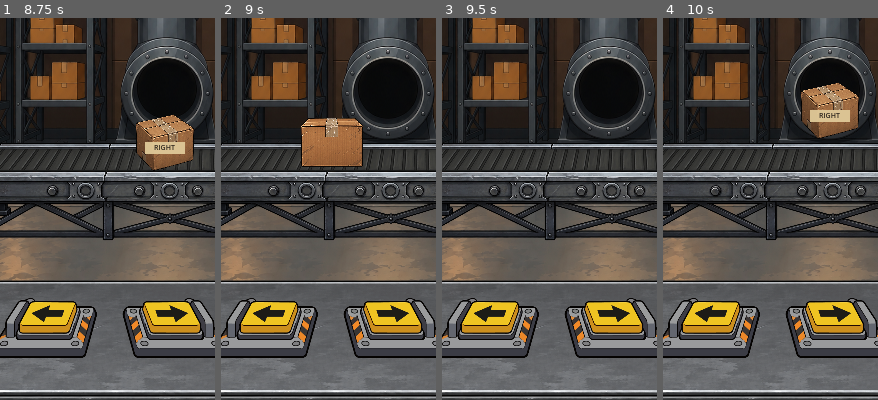
Above: before the commit, frames 1-4 (left to right).
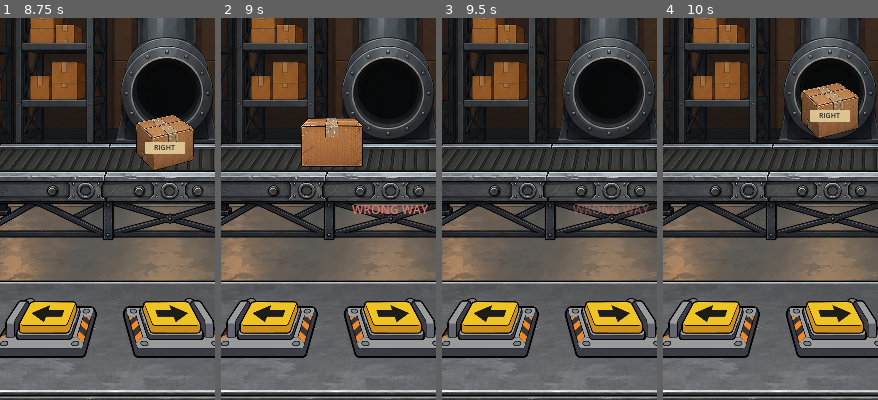
Above: after the commit, the same moments.

Repository: patrickcallahancomedy/comedian
Game: Godot game, scene res://scenes/story/opening_story.tscn
Same seed, same stepped clock (60 frames per second), same inputs: the game is played once before the commit and once after it.
Inputs (mouse positions are % of the whole screen's width and height, from its top left):
- Up to frame 1 (8.75 s): click "CONTINUE" at 0.5 s; click "CONTINUE" at 1.25 s; click "CONTINUE" at 2 s; tap Enter at 2.75, 6.5 s; tap Space at 3.5, 7.25 s; click "CONTINUE" at 4.25 s; click "CONTINUE" at 5 s; click "CONTINUE" at 5.75 s; click "CLOCK IN" at 8 s
- Up to frame 2 (9 s): click (22, 84) at 8.75 s
- Up to frame 3 (9.5 s): no input
- Up to frame 4 (10 s): no input
The pictures show only the part of the screen within x 10-60%, y 45-95%; the shares and areas given below are measured in that part.

Frame 1 is identical in both runs. In frame 2, 0.5% of the frame differs, in the area x 60-97%, y 48-52%; in frame 3, 0.4%; in frame 4, nothing differs.

Commit message:
Track correct and incorrect box routing

Diff:
--- a/godot/scripts/boxes/boxes_module.gd
+++ b/godot/scripts/boxes/boxes_module.gd
@@ -10,11 +10,14 @@
 @onready var box_current: TextureRect = $GameplayLayer/BoxCurrent
 @onready var box_routed: TextureRect = $GameplayLayer/BoxRouted
 @onready var destination_label: Label = $GameplayLayer/BoxCurrent/DestinationTag/DestinationLabel
+@onready var route_feedback: Label = $GameplayLayer/RouteFeedback
 
 var belt_start_position: Vector2
 var box_spawn_position: Vector2
 var box_ready_position: Vector2
 var current_destination := "left"
+var correct_routes := 0
+var wrong_routes := 0
 
 const ROUTE_DURATION := 1.0
 const BELT_SHIFT_RATIO := 0.06
@@ -31,6 +34,7 @@
 	box_spawn_position = box_current.position
 	box_ready_position = box_routed.position
 	_assign_destination()
+	route_feedback.hide()
 
 	left_hitbox.button_down.connect(_on_left_down)
 	left_hitbox.button_up.connect(_on_left_up)
@@ -80,6 +84,13 @@
 	left_hitbox.disabled = true
 	right_hitbox.disabled = true
 
+	var is_correct := direction == current_destination
+	if is_correct:
+		correct_routes += 1
+	else:
+		wrong_routes += 1
+	_show_route_feedback(is_correct)
+
 	box_current.hide()
 	box_routed.show()
 
@@ -104,6 +115,21 @@
 	tween.finished.connect(_reset_box)
 
 
+func _show_route_feedback(is_correct: bool) -> void:
+	route_feedback.modulate.a = 1.0
+	route_feedback.text = "CORRECT" if is_correct else "WRONG WAY"
+	route_feedback.add_theme_color_override(
+		"font_color",
+		Color(0.58, 0.78, 0.62, 1.0) if is_correct else Color(0.86, 0.46, 0.43, 1.0)
+	)
+	route_feedback.show()
+
+	var tween = create_tween()
+	tween.tween_interval(0.55)
+	tween.tween_property(route_feedback, "modulate:a", 0.0, 0.25)
+	tween.finished.connect(route_feedback.hide)
+
+
 func _reset_box() -> void:
 	box_routed.hide()
 	box_routed.position = box_ready_position
